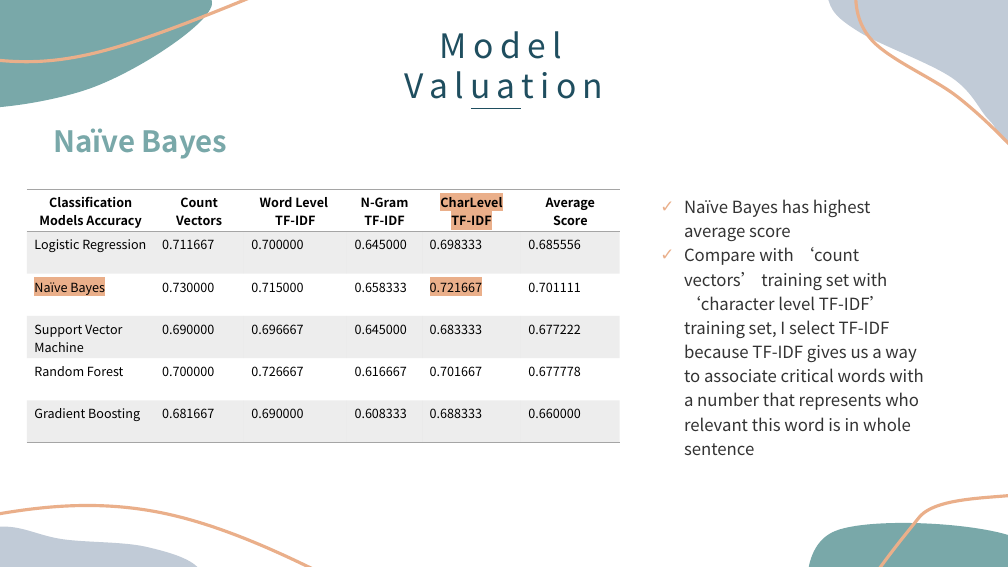
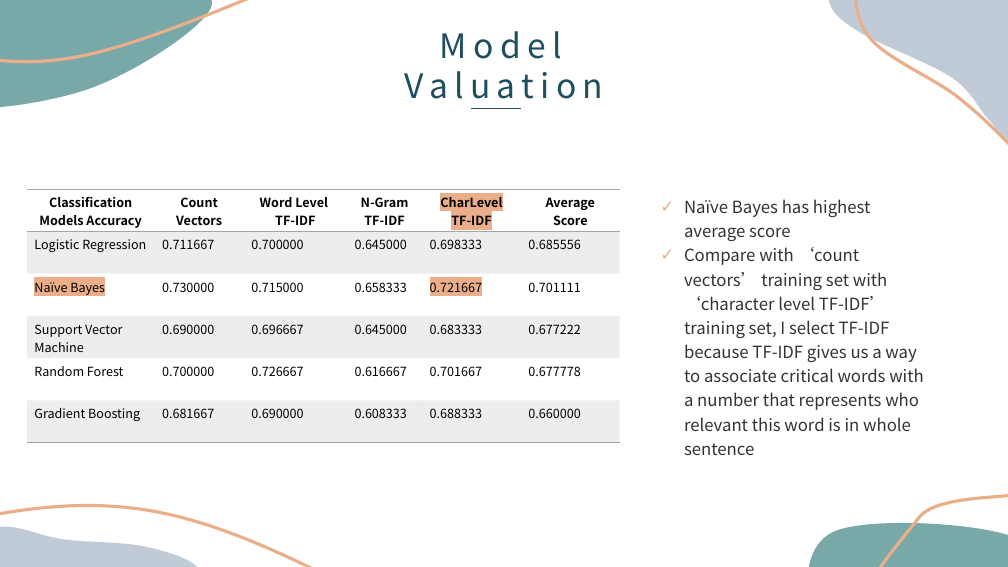
Before and after one commit to cliviaK/IOD, a slide deck: slide 10 of Capstone- Twitter Sentiment Analysis_Clivia Kong/Capstone project_Clivia Kong.pptx. Drawn at 1008x567 pixels with LibreOffice and Linux fonts; fonts in the diff are those of the drawing. Boxes give left, top, right and bottom in pixels: in the first picture for what was removed or moved away, otherwise in the second. Text is boxed around its words. In the diff, an @@ line names an element or a change of style, - is before the commit and + after.

```diff
--- a/Capstone- Twitter Sentiment Analysis_Clivia Kong/Capstone project_Clivia Kong.pptx
+++ b/Capstone- Twitter Sentiment Analysis_Clivia Kong/Capstone project_Clivia Kong.pptx
@@ text removed at [53, 128, 228, 159] @@
-Naïve Bayes
```
Also in this commit, not shown: 3 other slides changed, 1 other file.
